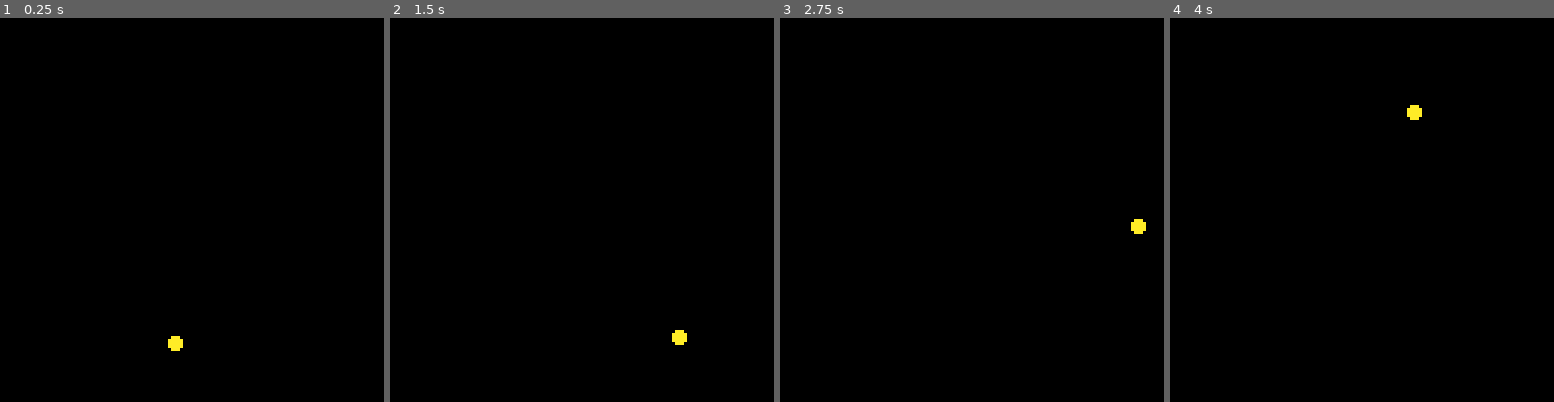
Above: before the commit, frames 1-4 (left to right).
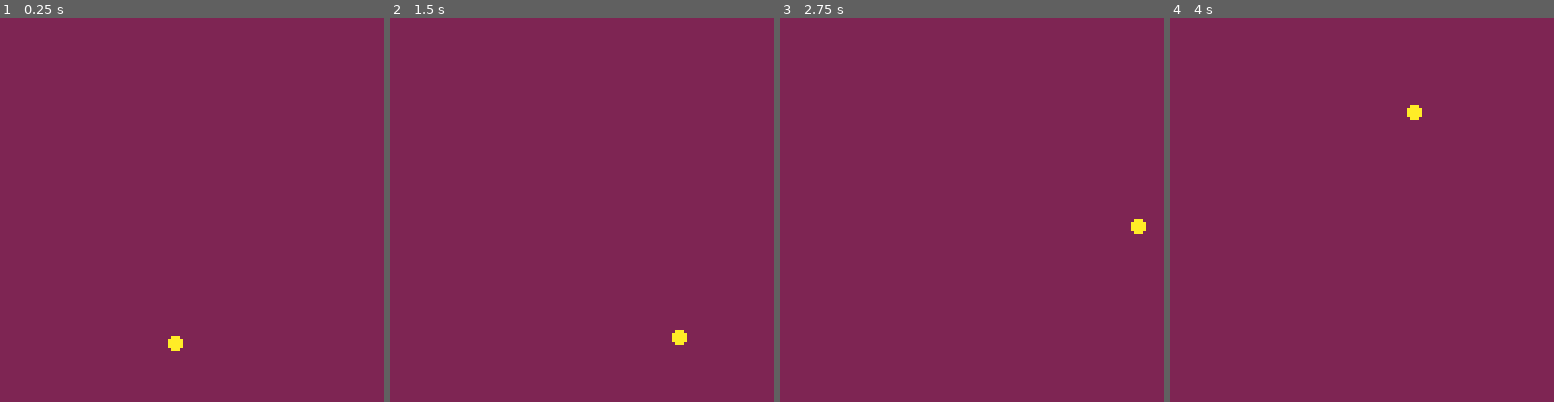
Above: after the commit, the same moments.

Repository: pencilcasestudios/picochet
Game: PICO-8 cartridge breakout.p8
Two runs of this game, one before a commit and one after it. Both use one fixed random seed, a clock stepped at 60 frames per second and the inputs below.
Inputs:
- Up to frame 1 (0.25 s): no input
- Up to frame 2 (1.5 s): no input
- Up to frame 3 (2.75 s): no input
- Up to frame 4 (4 s): no input

The runs differ from the first frame. In frame 1, 100% of the frame differs, in the area x 0-100%, y 0-100%; in frame 2, 100%; in frame 3, 100%; in frame 4, 100%.

Commit message:
Use a purple background
Use a purple background and tweak the wall bounce parameters.

Diff:
--- a/breakout.p8
+++ b/breakout.p8
@@ -13,12 +13,17 @@
 ball_deltax=1
 ball_deltay=1
 ball_radius=2
-ball_colour=10 -- yellow
 
 screen_top=2
 screen_bottom=125
 screen_left=2
 screen_right=125
+
+-- colours
+black=0
+dark_blue=1
+purple=2
+yellow=10
 
 function _init()
 	cls()
@@ -43,11 +48,12 @@
 
 function _draw()
 	cls()
+	rectfill(0,0,127,127,purple)
 	circfill(
 		ball_x,
 		ball_y,
 		ball_radius,
-		ball_colour
+		yellow
 	)
 end
 
